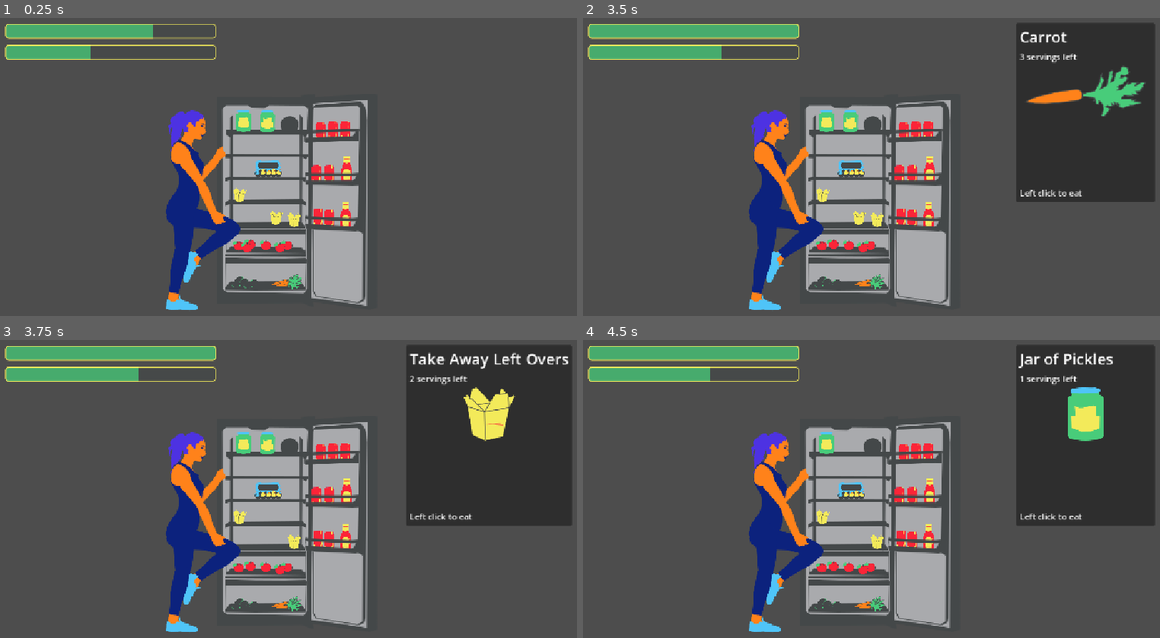
Above: before the commit, frames 1-4 (two rows, left to right).
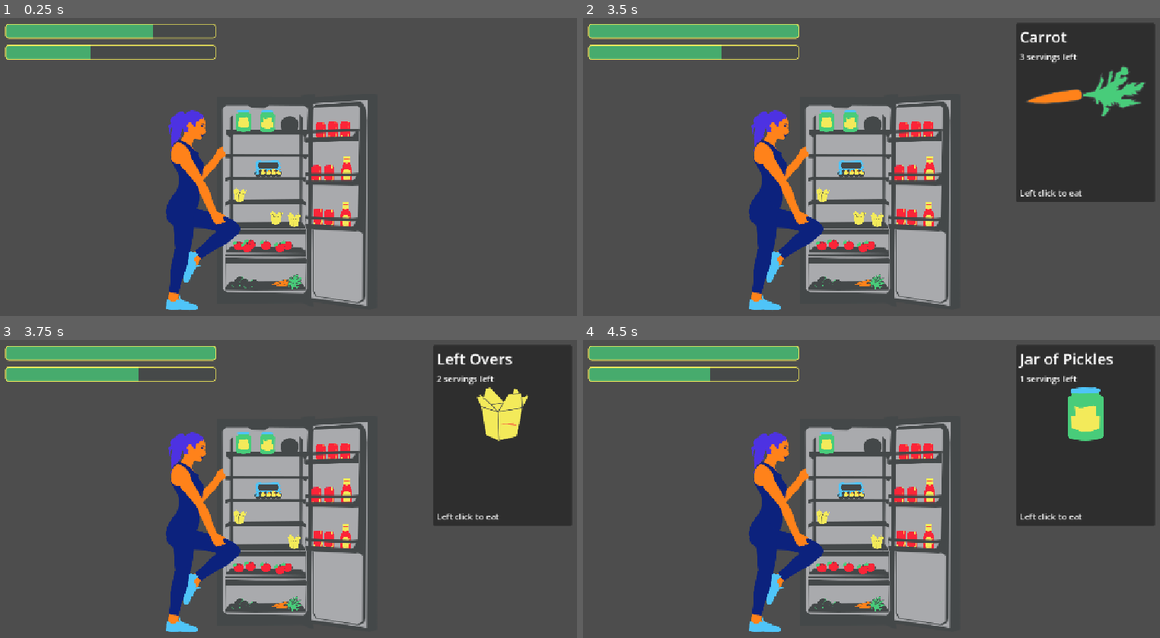
Above: after the commit, the same moments.

Repository: local-minimum/The-Vicious-Cycle
Game: Godot game, scene res://levels/eating/eating.tscn
Two runs of this game, one before a commit and one after it. Both use one fixed random seed, a clock stepped at 60 frames per second and the inputs below. This scene is started directly instead of the project's main scene.
Inputs (mouse positions are in pixels of both pictures, inside the frame that each line leads up to):
- Up to frame 1 (0.25 s): no input
- Up to frame 2 (3.5 s): tap Enter every 0.75 s from 0.5 to 2.75 s; move the mouse to (848, 244) at 0.52 s; hold D (pedal_right) 0.53-1.28 s; click (848, 244) at 0.67 s; move the mouse to (825, 280) at 1.27 s; hold A (pedal_left) 1.28-2.03 s; click (825, 280) at 1.42 s; move the mouse to (854, 169) at 2.02 s; hold D (pedal_right) from 2.03 s (still down); click (854, 169) at 2.17 s; move the mouse to (871, 280) at 2.77 s; click (871, 280) at 2.92 s
- Up to frame 3 (3.75 s): tap Enter at 3.5 s; move the mouse to (288, 539) at 3.52 s; release D (pedal_right) at 3.53 s; hold A (pedal_left) from 3.53 s (still down); click (288, 539) at 3.67 s
- Up to frame 4 (4.5 s): keep holding A (pedal_left); tap Enter at 4.25 s; move the mouse to (836, 444) at 4.27 s; click (836, 444) at 4.42 s

Frames 1-2 are identical in both runs. In frame 3, 4.5% of the frame differs, in the area x 70-99%, y 2-63%; in frame 4, nothing differs.

Commit message:
Shorten takeaway

Diff:
--- a/levels/eating/fridge.tscn
+++ b/levels/eating/fridge.tscn
@@ -72,7 +72,7 @@
 
 [sub_resource type="Resource" id="Resource_xym8u"]
 script = ExtResource("21_s73pw")
-name = "Take Away Left Overs"
+name = "Left Overs"
 icon = ExtResource("18_7rs3b")
 calories = 15.0
 metadata/_custom_type_script = "uid://dcdj2nmfgbh70"
